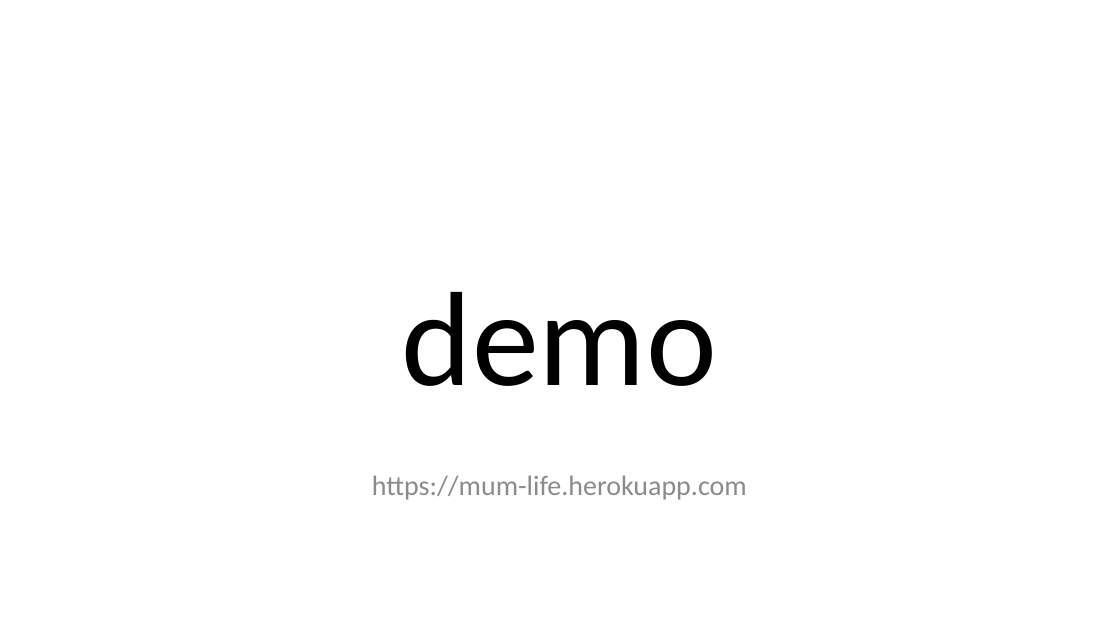
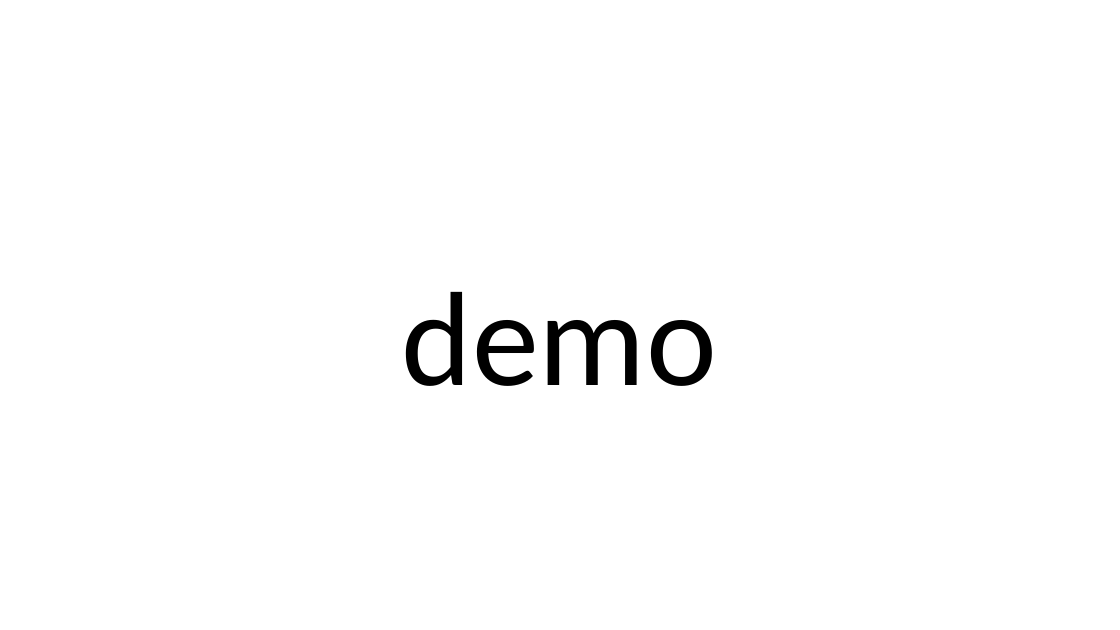
Before and after one commit to jonathangetachew/MUMLife, a slide deck: slide 9 of docs/Slides/Team 1 - Final Presentation - MUMLife.pptx. Drawn at 1120x630 pixels with LibreOffice and Linux fonts; fonts in the diff are those of the drawing. Boxes give left, top, right and bottom in pixels: in the first picture for what was removed or moved away, otherwise in the second. Text is boxed around its words. In the diff, an @@ line names an element or a change of style, - is before the commit and + after.

```diff
--- a/docs/Slides/Team 1 - Final Presentation - MUMLife.pptx
+++ b/docs/Slides/Team 1 - Final Presentation - MUMLife.pptx
@@ text removed at [372,475,747,500] @@
-https://mum-life.herokuapp.com
```
Also in this commit, not shown: 3 other slides changed, 2 slides added, 2 slides removed, 2 other files.
